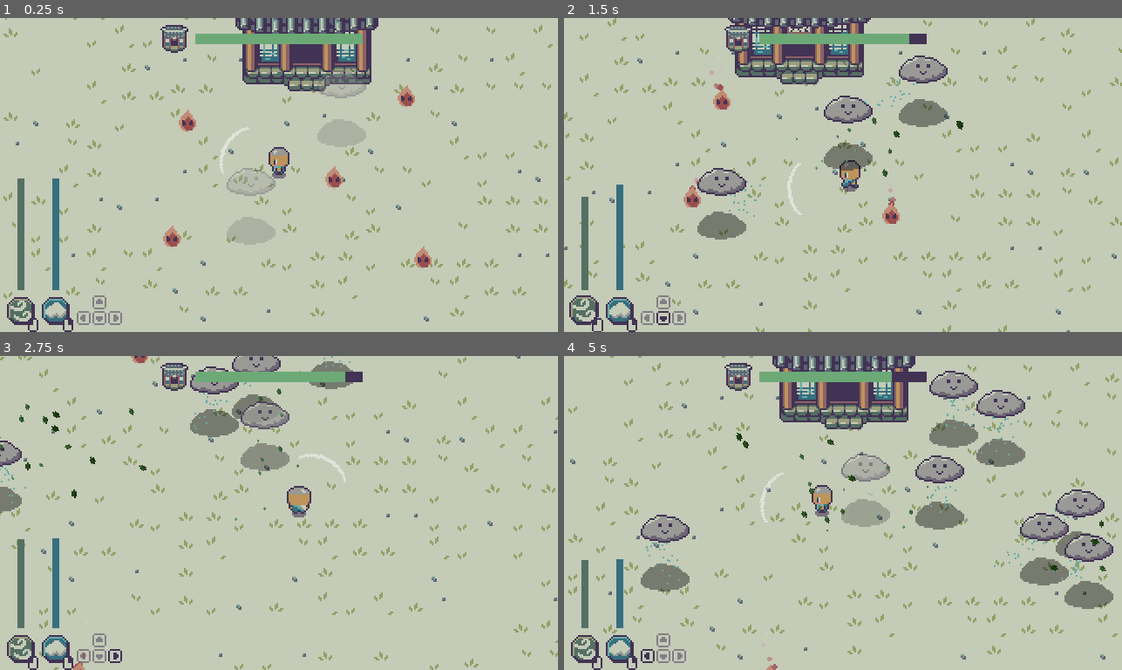
Above: before the commit, frames 1-4 (two rows, left to right).
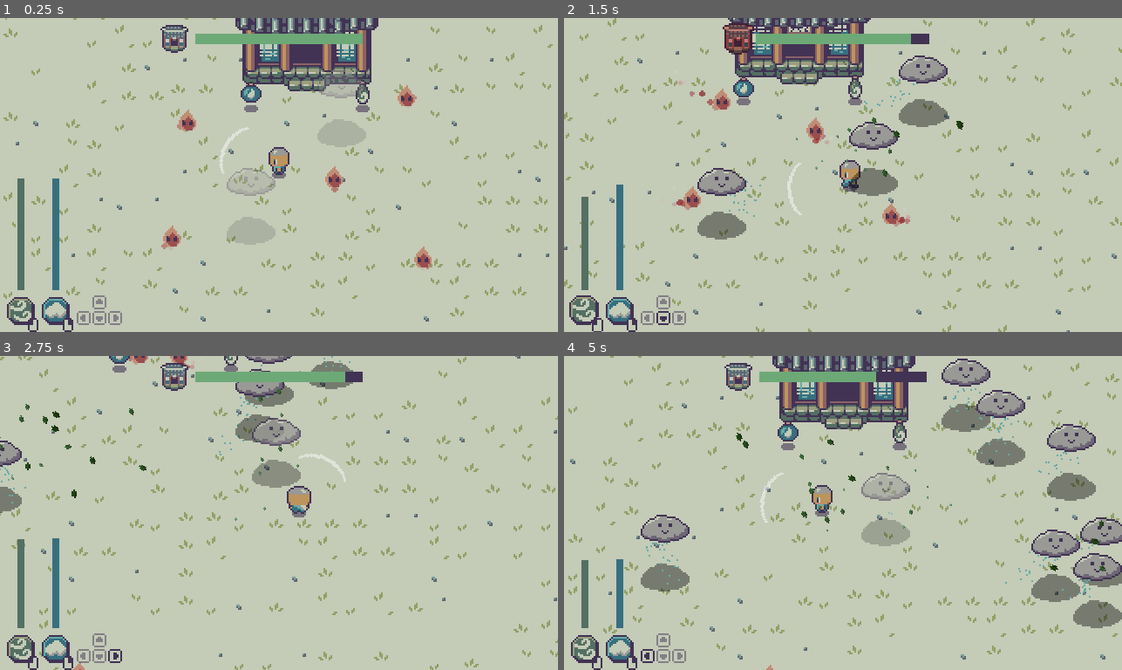
Above: after the commit, the same moments.

Repository: Boyquotes/cloud-keeper
Game: Godot game, scene res://Main.tscn
The game is run twice, just before and just after one commit, with the same random seed, the same clock (stepped at 60 frames per second) and the same inputs.
Inputs (mouse positions are in pixels of both pictures, inside the frame that each line leads up to):
- Up to frame 1 (0.25 s): no input
- Up to frame 2 (1.5 s): move the mouse to (965, 159) at 0.52 s; hold D (move_right) 0.53-1.28 s; tap Space (spawn_cloud) at 0.6 s; click (965, 159) at 0.8 s; move the mouse to (731, 190) at 1.27 s; hold S (move_down) from 1.28 s (still down); click (731, 190) at 1.35 s
- Up to frame 3 (2.75 s): tap Space (spawn_cloud) at 1.55, 2.1 s; move the mouse to (334, 443) at 2.02 s; release S (move_down) at 2.03 s; hold D (move_right) from 2.03 s (still down); click (334, 443) at 2.3 s
- Up to frame 4 (5 s): move the mouse to (815, 575) at 2.77 s; release D (move_right) at 2.78 s; hold W (move_up) 2.78-3.53 s; click (815, 575) at 2.85 s; tap Space (spawn_cloud) at 3.05, 3.6, 4.55 s; move the mouse to (1010, 560) at 3.52 s; hold A (move_left) from 3.53 s (still down); click (1010, 560) at 3.8 s; move the mouse to (675, 465) at 4.27 s; click (675, 465) at 4.35 s

The runs differ from the first frame. In frame 1, 0.4% of the frame differs, in the area x 28-78%, y 19-80%; in frame 2, 3.4%; in frame 3, 4.2%; in frame 4, 11%, in the area x 36-100%, y 0-100%.

Commit message:
Added wind and cloud potions and more sfx

Diff:
--- a/src/global/AudioManager.gd
+++ b/src/global/AudioManager.gd
@@ -2,6 +2,9 @@
 
 onready var cloud_sfx: AudioStreamPlayer = $"%CloudSfx"
 onready var wind_sfx: AudioStreamPlayer = $"%WindSfx"
+onready var hurt_sfx: AudioStreamPlayer = $"%HurtSfx"
+onready var extinguish_sfx: AudioStreamPlayer = $"%ExtinguishSfx"
+onready var item_sfx: AudioStreamPlayer = $"%ItemSfx"
 
 var bgm_muted: bool = false
 var sfx_muted: bool = false
--- a/src/global/AudioManager.tscn
+++ b/src/global/AudioManager.tscn
@@ -1,9 +1,12 @@
-[gd_scene load_steps=5 format=2]
+[gd_scene load_steps=8 format=2]
 
 [ext_resource path="res://global/AudioManager.gd" type="Script" id=1]
 [ext_resource path="res://global/SfxPlayer.tscn" type="PackedScene" id=2]
 [ext_resource path="res://assets/audio/sfx/cloud.wav" type="AudioStream" id=3]
 [ext_resource path="res://assets/audio/sfx/wind.wav" type="AudioStream" id=4]
+[ext_resource path="res://assets/audio/sfx/hit.wav" type="AudioStream" id=5]
+[ext_resource path="res://assets/audio/sfx/extinguish.wav" type="AudioStream" id=6]
+[ext_resource path="res://assets/audio/sfx/item.wav" type="AudioStream" id=7]
 
 [node name="AudioManager" type="Node"]
 pause_mode = 2
@@ -18,3 +21,16 @@
 unique_name_in_owner = true
 stream = ExtResource( 4 )
 volume_db = -4.0
+
+[node name="HurtSfx" parent="." instance=ExtResource( 2 )]
+unique_name_in_owner = true
+stream = ExtResource( 5 )
+
+[node name="ExtinguishSfx" parent="." instance=ExtResource( 2 )]
+unique_name_in_owner = true
+stream = ExtResource( 6 )
+volume_db = 0.2
+
+[node name="ItemSfx" parent="." instance=ExtResource( 2 )]
+unique_name_in_owner = true
+stream = ExtResource( 7 )
--- a/src/global/StatsManager.gd
+++ b/src/global/StatsManager.gd
@@ -23,6 +23,14 @@
 	EventBus.emit_signal("cloud_energy_updated", stats.cloud_energy, stats.cloud_energy_max)
 	return true
 
+func refill_wind_energy(amount: float):
+	stats.wind_energy = clamp(stats.wind_energy + amount, 0, stats.wind_energy_max)
+	EventBus.emit_signal("wind_energy_updated", stats.wind_energy, stats.wind_energy_max)
+
+func refill_cloud_energy(amount: float):
+	stats.cloud_energy = clamp(stats.cloud_energy + amount, 0, stats.cloud_energy_max)
+	EventBus.emit_signal("cloud_energy_updated", stats.cloud_energy, stats.cloud_energy_max)
+
 func take_damage(damage: float = 10.0):
 	stats.shrine_health = clamp(stats.shrine_health - damage, 0, stats.shrine_health_max)
 	EventBus.emit_signal("shrine_health_updated", stats.shrine_health, true)
--- a/src/project.godot
+++ b/src/project.godot
@@ -151,6 +151,7 @@
 2d_physics/layer_2="cloud"
 2d_physics/layer_3="enemy"
 2d_physics/layer_5="shrine"
+2d_physics/layer_6="item"
 
 [physics]
 
--- a/src/scenes/cloud/Cloud.gd
+++ b/src/scenes/cloud/Cloud.gd
@@ -15,6 +15,7 @@
 
 func _on_Cloud_area_entered(area: Area2D) -> void:
 	if area.is_in_group("enemy"):
+		AudioManager.extinguish_sfx.play_sfx(0.2)
 		area.queue_free()
 
 func move(wind_direction: Vector2, wind_speed: float):
--- a/src/scenes/enemies/Fire.gd
+++ b/src/scenes/enemies/Fire.gd
@@ -12,7 +12,3 @@
 		var shrine = get_tree().get_nodes_in_group("shrine")[0]
 		velocity = global_position.direction_to(shrine.global_position).normalized() * speed
 		global_position += velocity * delta
-
-func _on_Fire_body_entered(body: Node) -> void:
-	if body.is_in_group("shrine"):
-		print("fire found shrine")
--- a/src/scenes/enemies/Fire.tscn
+++ b/src/scenes/enemies/Fire.tscn
@@ -19,6 +19,7 @@
 
 [node name="Particles2D" type="Particles2D" parent="."]
 lifetime = 1.5
+local_coords = false
 process_material = ExtResource( 3 )
 texture = ExtResource( 4 )
 
--- /dev/null
+++ b/src/scenes/items/CloudPotion.gd
@@ -0,0 +1,7 @@
+extends "res://scenes/items/Potion.gd"
+
+export(float) var energy = 30.0
+
+func pick_up() -> void:
+	StatsManager.refill_cloud_energy(energy)
+	$AnimationPlayer.play("pickup")
--- /dev/null
+++ b/src/scenes/items/CloudPotion.tscn
@@ -0,0 +1,16 @@
+[gd_scene load_steps=5 format=2]
+
+[ext_resource path="res://scenes/items/Potion.tscn" type="PackedScene" id=1]
+[ext_resource path="res://scenes/items/CloudPotion.gd" type="Script" id=2]
+[ext_resource path="res://ui/icons.png" type="Texture" id=3]
+
+[sub_resource type="AtlasTexture" id=1]
+atlas = ExtResource( 3 )
+region = Rect2( 48, 16, 16, 16 )
+
+[node name="CloudPotion" instance=ExtResource( 1 )]
+script = ExtResource( 2 )
+energy = 30.0
+
+[node name="Sprite" parent="." index="2"]
+texture = SubResource( 1 )
--- /dev/null
+++ b/src/scenes/items/Potion.gd
@@ -0,0 +1,10 @@
+extends Area2D
+
+func _ready() -> void:
+	pass
+
+func pick_up() -> void:
+	$AnimationPlayer.play("pickup")
+
+func _on_AnimationPlayer_animation_finished(anim_name: String) -> void:
+	queue_free()
--- /dev/null
+++ b/src/scenes/items/Potion.tscn
@@ -0,0 +1,109 @@
+[gd_scene load_steps=9 format=2]
+
+[ext_resource path="res://ui/icons.png" type="Texture" id=1]
+[ext_resource path="res://scenes/items/Potion.gd" type="Script" id=2]
+[ext_resource path="res://scenes/items/potion_shadow.png" type="Texture" id=3]
+
+[sub_resource type="CircleShape2D" id=3]
+radius = 8.0
+
+[sub_resource type="AtlasTexture" id=2]
+atlas = ExtResource( 1 )
+region = Rect2( 32, 16, 16, 16 )
+
+[sub_resource type="Animation" id=5]
+length = 0.001
+tracks/0/type = "value"
+tracks/0/path = NodePath("Sprite:position")
+tracks/0/interp = 1
+tracks/0/loop_wrap = true
+tracks/0/imported = false
+tracks/0/enabled = true
+tracks/0/keys = {
+"times": PoolRealArray( 0 ),
+"transitions": PoolRealArray( 1 ),
+"update": 0,
+"values": [ Vector2( 0, -4 ) ]
+}
+tracks/1/type = "value"
+tracks/1/path = NodePath(".:modulate")
+tracks/1/interp = 1
+tracks/1/loop_wrap = true
+tracks/1/imported = false
+tracks/1/enabled = true
+tracks/1/keys = {
+"times": PoolRealArray( 0 ),
+"transitions": PoolRealArray( 1 ),
+"update": 0,
+"values": [ Color( 1, 1, 1, 1 ) ]
+}
+
+[sub_resource type="Animation" id=4]
+resource_name = "hover"
+loop = true
+tracks/0/type = "value"
+tracks/0/path = NodePath("Sprite:position")
+tracks/0/interp = 2
+tracks/0/loop_wrap = true
+tracks/0/imported = false
+tracks/0/enabled = true
+tracks/0/keys = {
+"times": PoolRealArray( 0, 0.2, 0.4, 0.6 ),
+"transitions": PoolRealArray( 1, 1, 1, 1 ),
+"update": 0,
+"values": [ Vector2( 0, -7 ), Vector2( 0, -8 ), Vector2( 0, -6 ), Vector2( 0, -7 ) ]
+}
+
+[sub_resource type="Animation" id=6]
+resource_name = "pickup"
+length = 0.7
+tracks/0/type = "value"
+tracks/0/path = NodePath("Sprite:position")
+tracks/0/interp = 2
+tracks/0/loop_wrap = true
+tracks/0/imported = false
+tracks/0/enabled = true
+tracks/0/keys = {
+"times": PoolRealArray( 0, 0.6 ),
+"transitions": PoolRealArray( 1, 1 ),
+"update": 0,
+"values": [ Vector2( 0, -7 ), Vector2( 0, -13 ) ]
+}
+tracks/1/type = "value"
+tracks/1/path = NodePath(".:modulate")
+tracks/1/interp = 2
+tracks/1/loop_wrap = true
+tracks/1/imported = false
+tracks/1/enabled = true
+tracks/1/keys = {
+"times": PoolRealArray( 0, 0.2, 0.6 ),
+"transitions": PoolRealArray( 1, 1, 1 ),
+"update": 0,
+"values": [ Color( 1, 1, 1, 1 ), Color( 1, 1, 1, 1 ), Color( 1, 1, 1, 0 ) ]
+}
+
+[node name="Potion" type="Area2D" groups=["item"]]
+collision_layer = 32
+monitoring = false
+script = ExtResource( 2 )
+
+[node name="CollisionShape2D" type="CollisionShape2D" parent="."]
+position = Vector2( 0, 2 )
+shape = SubResource( 3 )
+
+[node name="Shadow" type="Sprite" parent="."]
+self_modulate = Color( 0.262745, 0.203922, 0.333333, 0.588235 )
+position = Vector2( 0, 2 )
+texture = ExtResource( 3 )
+
+[node name="Sprite" type="Sprite" parent="."]
+position = Vector2( 0, -4 )
+texture = SubResource( 2 )
+
+[node name="AnimationPlayer" type="AnimationPlayer" parent="."]
+autoplay = "hover"
+anims/RESET = SubResource( 5 )
+anims/hover = SubResource( 4 )
+anims/pickup = SubResource( 6 )
+
+[connection signal="animation_finished" from="AnimationPlayer" to="." method="_on_AnimationPlayer_animation_finished"]
--- /dev/null
+++ b/src/scenes/items/WindPotion.gd
@@ -0,0 +1,7 @@
+extends "res://scenes/items/Potion.gd"
+
+export(float) var energy = 30.0
+
+func pick_up() -> void:
+	StatsManager.refill_wind_energy(energy)
+	$AnimationPlayer.play("pickup")
--- /dev/null
+++ b/src/scenes/items/WindPotion.tscn
@@ -0,0 +1,8 @@
+[gd_scene load_steps=3 format=2]
+
+[ext_resource path="res://scenes/items/Potion.tscn" type="PackedScene" id=1]
+[ext_resource path="res://scenes/items/WindPotion.gd" type="Script" id=2]
+
+[node name="WindPotion" instance=ExtResource( 1 )]
+script = ExtResource( 2 )
+energy = 30.0
--- a/src/scenes/player/Player.gd
+++ b/src/scenes/player/Player.gd
@@ -20,16 +20,20 @@
 var xAxisRL = Input.get_joy_axis(0, JOY_AXIS_2)
 var yAxisUD = Input.get_joy_axis(0 ,JOY_AXIS_3)
 
+func _ready() -> void:
+	randomize()
+
 func _process(delta: float) -> void:
 	move_player(delta)
 	update_aim_direction()
 	if Input.is_action_just_pressed("spawn_cloud"):
 		if StatsManager.consume_cloud_energy():
-			AudioManager.cloud_sfx.play_sfx()
-			CloudManager.spawn_cloud(global_position)
+			AudioManager.cloud_sfx.play_sfx(0.2)
+			var cloud_spawn_offset = Vector2(rand_range(0, 16), rand_range(0, 16))
+			CloudManager.spawn_cloud(global_position + cloud_spawn_offset)
 	if Input.is_action_just_pressed("wind"):
 		if StatsManager.consume_wind_energy():
-			AudioManager.wind_sfx.play_sfx()
+			AudioManager.wind_sfx.play_sfx(0.2)
 			wind_area.summon_wind(aim_direction)
 			EventBus.emit_signal("wind_summoned", global_position, aim_direction)
 
@@ -77,3 +81,8 @@
 		return velocity.move_toward(Vector2.ZERO, friction * delta)
 	else:
 		return velocity.move_toward(input_vector * speed, acceleration * delta)
+
+func _on_ItemDetectionArea_area_entered(area: Area2D) -> void:
+	if area.is_in_group("item"):
+		AudioManager.item_sfx.play_sfx(0.15)
+		area.pick_up()
--- a/src/scenes/player/Player.tscn
+++ b/src/scenes/player/Player.tscn
@@ -158,6 +158,9 @@
 "update": 1,
 "values": [ 40, 41, 42, 43, 44, 45, 46, 47 ]
 }
+
+[sub_resource type="CircleShape2D" id=12]
+radius = 8.0
 
 [node name="Player" type="KinematicBody2D" groups=["player"]]
 script = ExtResource( 1 )
@@ -198,3 +201,12 @@
 
 [node name="WindArea" parent="Pivot" instance=ExtResource( 3 )]
 unique_name_in_owner = true
+
+[node name="ItemDetectionArea" type="Area2D" parent="."]
+collision_mask = 32
+monitorable = false
+
+[node name="CollisionShape2D" type="CollisionShape2D" parent="ItemDetectionArea"]
+shape = SubResource( 12 )
+
+[connection signal="area_entered" from="ItemDetectionArea" to="." method="_on_ItemDetectionArea_area_entered"]
--- a/src/scenes/shrine/Shrine.gd
+++ b/src/scenes/shrine/Shrine.gd
@@ -7,3 +7,4 @@
 	if area.is_in_group("enemy"):
 		area.queue_free()
 		StatsManager.take_damage()
+		AudioManager.hurt_sfx.play_sfx()
--- /dev/null
+++ b/src/scenes/world/Shrine.gd
@@ -0,0 +1,19 @@
+extends VBoxContainer
+
+onready var shrine_health_bar: ProgressBar = $"%ShrineHealthBar"
+onready var shrine_icon: TextureRect = $"%ShrineIcon"
+onready var damage_tween: Tween = $"%DamageTween"
+
+func _ready() -> void:
+	EventBus.connect("shrine_health_updated", self, "_on_shrine_health_updated")
+	shrine_health_bar.max_value = StatsManager.stats.shrine_health_max
+	shrine_health_bar.value = StatsManager.stats.shrine_health
+
+func _on_shrine_health_updated(new_health, damaged):
+	shrine_health_bar.value = new_health
+	shrine_health_bar.rect_pivot_offset = shrine_health_bar.rect_size / 2
+	shrine_icon.rect_pivot_offset = shrine_icon.rect_size / 2
+	damage_tween.interpolate_property(shrine_icon, "rect_scale", Vector2.ONE * 1.3, Vector2.ONE, 0.3, Tween.TRANS_CUBIC, Tween.EASE_OUT)
+	damage_tween.interpolate_property(shrine_icon, "self_modulate", Color(1,0,0,1), Color(1,1,1,1), 0.3, Tween.TRANS_CUBIC, Tween.EASE_OUT)
+	damage_tween.interpolate_property(shrine_health_bar, "rect_scale", Vector2.ONE * 1.1, Vector2.ONE, 0.3, Tween.TRANS_CUBIC, Tween.EASE_OUT)
+	damage_tween.start()
--- /dev/null
+++ b/src/scenes/world/Shrine.tscn
@@ -0,0 +1,66 @@
+[gd_scene load_steps=6 format=2]
+
+[ext_resource path="res://ui/icons.png" type="Texture" id=1]
+[ext_resource path="res://scenes/world/Shrine.gd" type="Script" id=2]
+
+[sub_resource type="AtlasTexture" id=14]
+atlas = ExtResource( 1 )
+region = Rect2( 16, 16, 16, 16 )
+
+[sub_resource type="StyleBoxFlat" id=13]
+bg_color = Color( 0.431373, 0.666667, 0.470588, 1 )
+
+[sub_resource type="StyleBoxFlat" id=2]
+bg_color = Color( 0.262745, 0.203922, 0.333333, 1 )
+
+[node name="Shrine" type="VBoxContainer"]
+margin_left = 4.0
+margin_top = 4.0
+margin_right = 316.0
+margin_bottom = 176.0
+script = ExtResource( 2 )
+
+[node name="HBoxContainer" type="HBoxContainer" parent="."]
+margin_right = 312.0
+margin_bottom = 16.0
+alignment = 1
+
+[node name="HBoxContainer" type="HBoxContainer" parent="HBoxContainer"]
+margin_right = 104.0
+margin_bottom = 16.0
+size_flags_horizontal = 3
+alignment = 2
+
+[node name="ShrineIcon" type="TextureRect" parent="HBoxContainer/HBoxContainer"]
+unique_name_in_owner = true
+margin_left = 88.0
+margin_right = 104.0
+margin_bottom = 16.0
+texture = SubResource( 14 )
+stretch_mode = 4
+
+[node name="DamageTween" type="Tween" parent="HBoxContainer/HBoxContainer/ShrineIcon"]
+unique_name_in_owner = true
+
+[node name="CenterContainer" type="CenterContainer" parent="HBoxContainer"]
+margin_left = 108.0
+margin_right = 204.0
+margin_bottom = 16.0
+
+[node name="ShrineHealthBar" type="ProgressBar" parent="HBoxContainer/CenterContainer"]
+unique_name_in_owner = true
+margin_top = 5.0
+margin_right = 96.0
+margin_bottom = 11.0
+rect_min_size = Vector2( 96, 6 )
+rect_pivot_offset = Vector2( 32, 3 )
+custom_styles/fg = SubResource( 13 )
+custom_styles/bg = SubResource( 2 )
+value = 60.0
+percent_visible = false
+
+[node name="Control" type="Control" parent="HBoxContainer"]
+margin_left = 208.0
+margin_right = 312.0
+margin_bottom = 16.0
+size_flags_horizontal = 3
--- a/src/scenes/world/World.tscn
+++ b/src/scenes/world/World.tscn
@@ -9,6 +9,8 @@
 [ext_resource path="res://scenes/shrine/Shrine.tscn" type="PackedScene" id=7]
 [ext_resource path="res://scenes/world/EnemySpawner.tscn" type="PackedScene" id=8]
 [ext_resource path="res://scenes/world/Enemies.gd" type="Script" id=9]
+[ext_resource path="res://scenes/items/CloudPotion.tscn" type="PackedScene" id=10]
+[ext_resource path="res://scenes/items/WindPotion.tscn" type="PackedScene" id=11]
 
 [sub_resource type="TileSet" id=1]
 0/name = "grass"
@@ -68,6 +70,16 @@
 [node name="Fire5" parent="Ground/Enemies" instance=ExtResource( 5 )]
 position = Vector2( 222, 49 )
 
+[node name="Items" type="YSort" parent="Ground"]
+
+[node name="WindPotion" parent="Ground/Items" instance=ExtResource( 11 )]
+position = Vector2( 192, 48 )
+collision_mask = 0
+
+[node name="CloudPotion" parent="Ground/Items" instance=ExtResource( 10 )]
+position = Vector2( 128, 48 )
+collision_mask = 0
+
 [node name="Sky" type="YSort" parent="."]
 script = ExtResource( 3 )
 
--- a/src/ui/HUD.gd
+++ b/src/ui/HUD.gd
@@ -10,14 +10,10 @@
 onready var wind_icon: TextureRect = $"%WindIcon"
 onready var cloud_tween: Tween = $"%CloudTween"
 onready var wind_tween: Tween = $"%WindTween"
-onready var shrine_health_bar: ProgressBar = $"%ShrineHealthBar"
 
 func _ready() -> void:
 	EventBus.connect("cloud_energy_updated", self, "_on_cloud_energy_updated")
 	EventBus.connect("wind_energy_updated", self, "_on_wind_energy_updated")
-	EventBus.connect("shrine_health_updated", self, "_on_shrine_health_updated")
-	shrine_health_bar.max_value = StatsManager.stats.shrine_health_max
-	shrine_health_bar.value = StatsManager.stats.shrine_health
 
 func _process(delta: float) -> void:
 	set_input_modulate("move_up", up_input)
@@ -46,6 +42,3 @@
 func _on_wind_energy_updated(energy, energy_max):
 	wind_bar.max_value = energy_max
 	wind_bar.value = energy
-
-func _on_shrine_health_updated(new_health, damaged):
-	shrine_health_bar.value = new_health
--- a/src/ui/HUD.tscn
+++ b/src/ui/HUD.tscn
@@ -1,18 +1,9 @@
-[gd_scene load_steps=16 format=2]
+[gd_scene load_steps=14 format=2]
 
 [ext_resource path="res://ui/icons.png" type="Texture" id=1]
 [ext_resource path="res://ui/progress_bar.png" type="Texture" id=2]
 [ext_resource path="res://ui/HUD.gd" type="Script" id=3]
-
-[sub_resource type="AtlasTexture" id=14]
-atlas = ExtResource( 1 )
-region = Rect2( 16, 16, 16, 16 )
-
-[sub_resource type="StyleBoxFlat" id=13]
-bg_color = Color( 0.431373, 0.666667, 0.470588, 1 )
-
-[sub_resource type="StyleBoxFlat" id=2]
-bg_color = Color( 0.262745, 0.203922, 0.333333, 1 )
+[ext_resource path="res://scenes/world/Shrine.tscn" type="PackedScene" id=4]
 
 [sub_resource type="Theme" id=1]
 
@@ -57,52 +48,7 @@
 custom_constants/margin_bottom = 4
 script = ExtResource( 3 )
 
-[node name="Shrine" type="VBoxContainer" parent="."]
-margin_left = 4.0
-margin_top = 4.0
-margin_right = 316.0
-margin_bottom = 176.0
-
-[node name="HBoxContainer" type="HBoxContainer" parent="Shrine"]
-margin_right = 312.0
-margin_bottom = 16.0
-alignment = 1
-
-[node name="HBoxContainer" type="HBoxContainer" parent="Shrine/HBoxContainer"]
-margin_right = 104.0
-margin_bottom = 16.0
-size_flags_horizontal = 3
-alignment = 2
-
-[node name="TextureRect" type="TextureRect" parent="Shrine/HBoxContainer/HBoxContainer"]
-margin_left = 88.0
-margin_right = 104.0
-margin_bottom = 16.0
-texture = SubResource( 14 )
-stretch_mode = 4
-
-[node name="CenterContainer" type="CenterContainer" parent="Shrine/HBoxContainer"]
-margin_left = 108.0
-margin_right = 204.0
-margin_bottom = 16.0
-
-[node name="ShrineHealthBar" type="ProgressBar" parent="Shrine/HBoxContainer/CenterContainer"]
-unique_name_in_owner = true
-margin_top = 5.0
-margin_right = 96.0
-margin_bottom = 11.0
-rect_min_size = Vector2( 96, 6 )
-rect_pivot_offset = Vector2( 32, 3 )
-custom_styles/fg = SubResource( 13 )
-custom_styles/bg = SubResource( 2 )
-value = 60.0
-percent_visible = false
-
-[node name="Control" type="Control" parent="Shrine/HBoxContainer"]
-margin_left = 208.0
-margin_right = 312.0
-margin_bottom = 16.0
-size_flags_horizontal = 3
+[node name="Shrine" parent="." instance=ExtResource( 4 )]
 
 [node name="ControlLayout" type="HBoxContainer" parent="."]
 margin_left = 4.0
Not shown, added: src/assets/audio/sfx/extinguish.wav.import
Not shown, added: src/assets/audio/sfx/hit.wav.import
Not shown, added: src/assets/audio/sfx/hurt.wav.import
Not shown, added: src/assets/audio/sfx/item.wav.import
Not shown, added: src/assets/audio/sfx/water.wav.import
Binary file added: src/scenes/items/potion_shadow.png
Not shown, added: src/scenes/items/potion_shadow.png.import
Not shown: 1 places in src/scenes/player/Player.tscn that only renumber resources
Not shown: 1 places in src/scenes/world/World.tscn that only renumber resources
Binary file changed: src/ui/icons.png
Not shown, added: src/assets/audio/sfx/extinguish.wav
Not shown, added: src/assets/audio/sfx/hit.wav
(and 3 more such lines)
